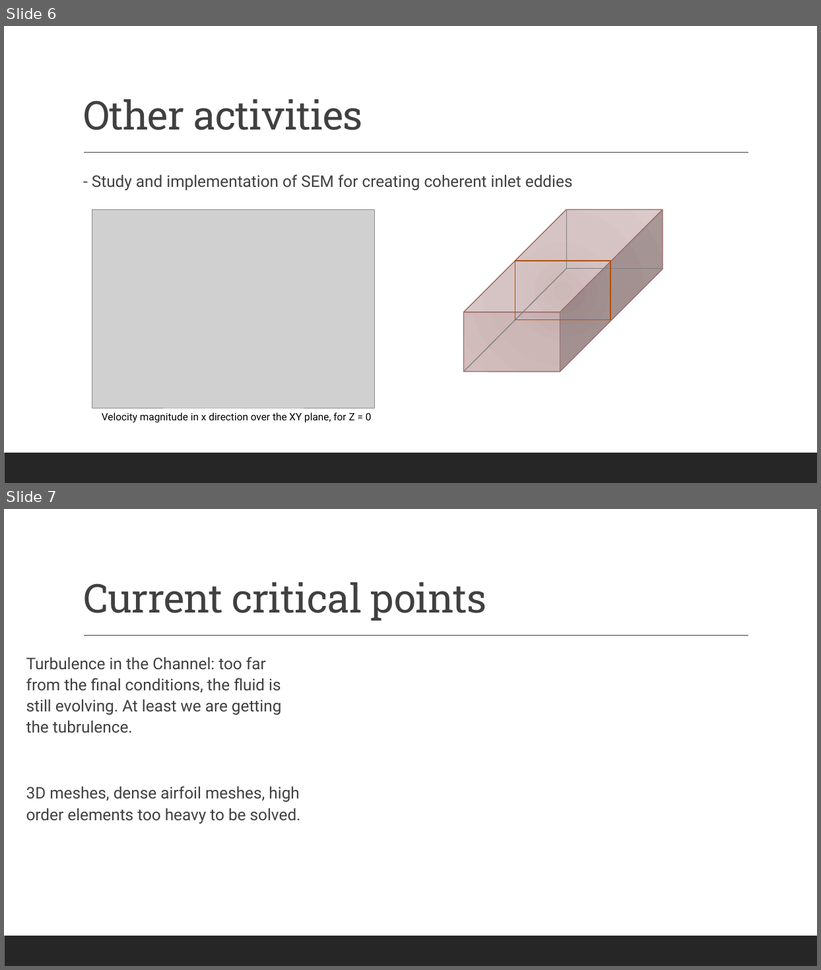
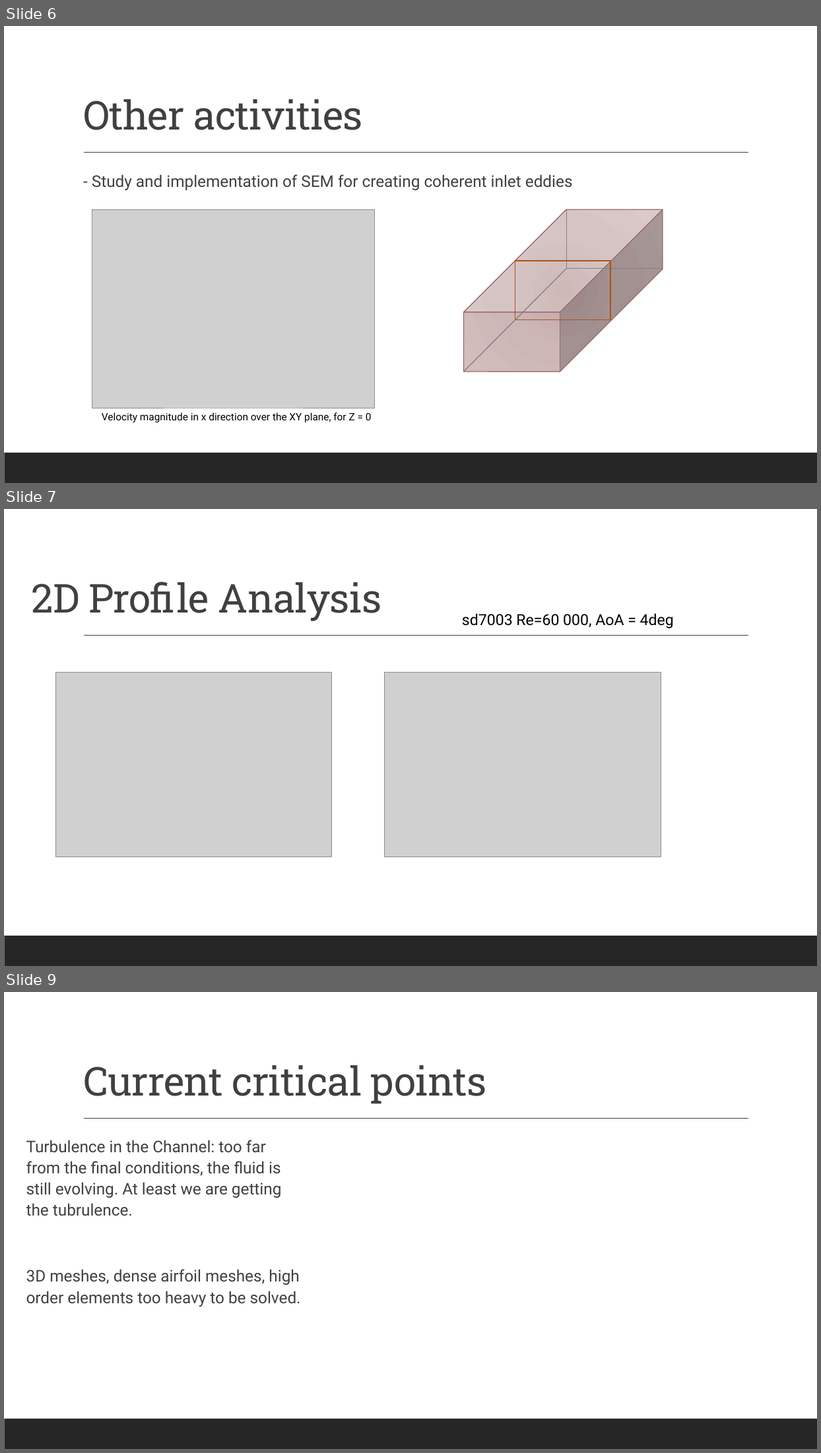
Before and after one commit to carlodev/Presentations, a slide deck: Evaluations/1_year_evaluation.pptx. Shown one above the other, each under a label of ours: slides 6 and 7 before the commit, slides 6, 7 and 9 after it; the slides between them are not shown. The pictures are 821x970 and 821x1453 pixels, drawn with LibreOffice and Linux fonts; fonts in the diff are those of the drawing; grey boxes stand for pictures. Boxes give left, top, right and bottom in pixels: in the first picture for what was removed or moved away, otherwise in the second. Text is boxed around its words. In the diff, an @@ line names an element or a change of style, - is before the commit and + after.

```diff
--- a/Evaluations/1_year_evaluation.pptx
+++ b/Evaluations/1_year_evaluation.pptx
@@ slide 7 added at (4,509,817,966), background #FFFFFF; not listed: 2 template elements that a slide beside it also shows @@
@@ title added at (32,582,382,621), 47 pt, text #404040 @@
+2D Profile Analysis
@@ text added at (462,613,674,628), 18 pt, text #000000 @@
+sd7003 Re=60 000, AoA = 4deg
@@ picture added at (55,673,331,857) @@
@@ picture added at (385,673,661,857) @@
@@ what was slide 7 is now slide 9 @@
```
Also in this commit, not shown: 1 other slide added.
